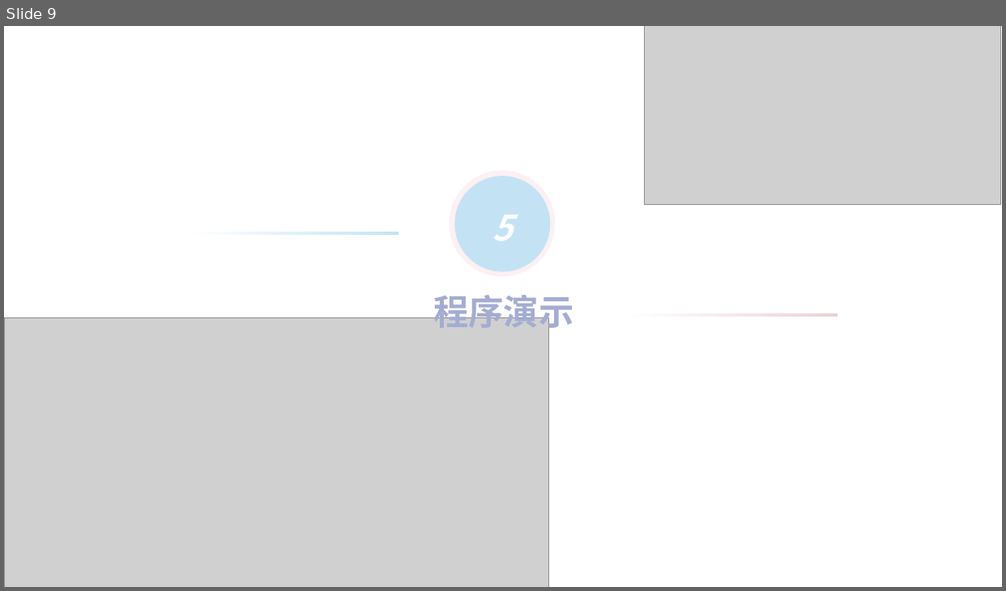
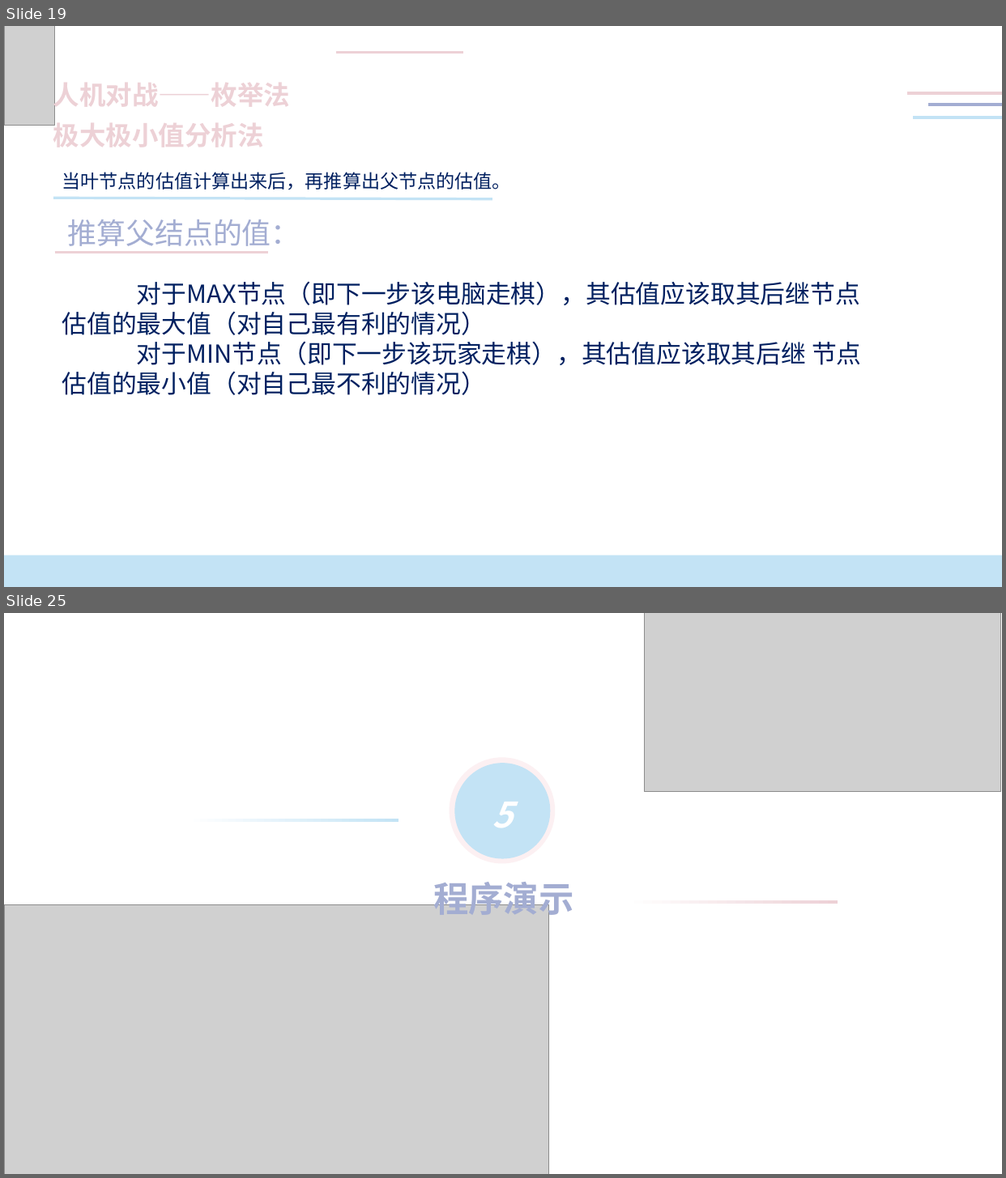
Before and after one commit to un-poco/Python-gobang, a slide deck: Python课设答辩.pptx. Shown one above the other, each under a label of ours: slide 9 before the commit, slides 19 and 25 after it; the slides between them are not shown. The pictures are 1006x591 and 1006x1178 pixels, drawn with LibreOffice and Linux fonts; fonts in the diff are those of the drawing; grey boxes stand for pictures. Boxes give left, top, right and bottom in pixels: in the first picture for what was removed or moved away, otherwise in the second. Text is boxed around its words. In the diff, an @@ line names an element or a change of style, - is before the commit and + after.

```diff
--- a/Python课设答辩.pptx
+++ b/Python课设答辩.pptx
@@ slide 19 added at [4,26,1002,587], background #FFFFFF @@
@@ picture added at [4,26,54,126] @@
@@ line added from (336, 52) to (463, 52), #EDD1D6 2.5 pt @@
@@ text added at [53,78,290,112], 25.3 pt, text #EDD1D6, bold @@
+人机对战——枚举法
@@ freeform shape added at [908,92,1002,95], fill #EDD1D6 @@
@@ text added at [53,118,264,148], 25.3 pt, text #EDD1D6, bold @@
+极大极小值分析法
@@ freeform shape added at [914,116,1002,119], fill #C3E3F5 @@
@@ freeform shape added at [928,103,1002,106], fill #A3ADD2 @@
@@ text added at [62,172,511,190], 18 pt, text #002060 @@
+当叶节点的估值计算出来后，再推算出父节点的估值。
@@ line added from (53, 199) to (493, 199), #C3E3F5 2.5 pt @@
@@ text added at [68,220,300,252], 28 pt, text #A3ADD2 @@
+推算父结点的值：
@@ line added from (55, 252) to (268, 252), #EDD1D6 2.5 pt @@
@@ text added at [62,281,862,395], 24 pt, text #002060 @@
+对于MAX节点（即下一步该电脑走棋），其估值应该取其后继节点估值的最大值（对自己最有利的情况）
+对于MIN节点（即下一步该玩家走棋），其估值应该取其后继 节点估值的最小值（对自己最不利的情况）
@@ freeform shape added at [4,556,1002,587], fill #C3E3F5 @@
@@ what was slide 9 is now slide 25 @@
```
Also in this commit, not shown: 3 slides changed, 16 other slides added, 2 slides removed, 16 other files.
